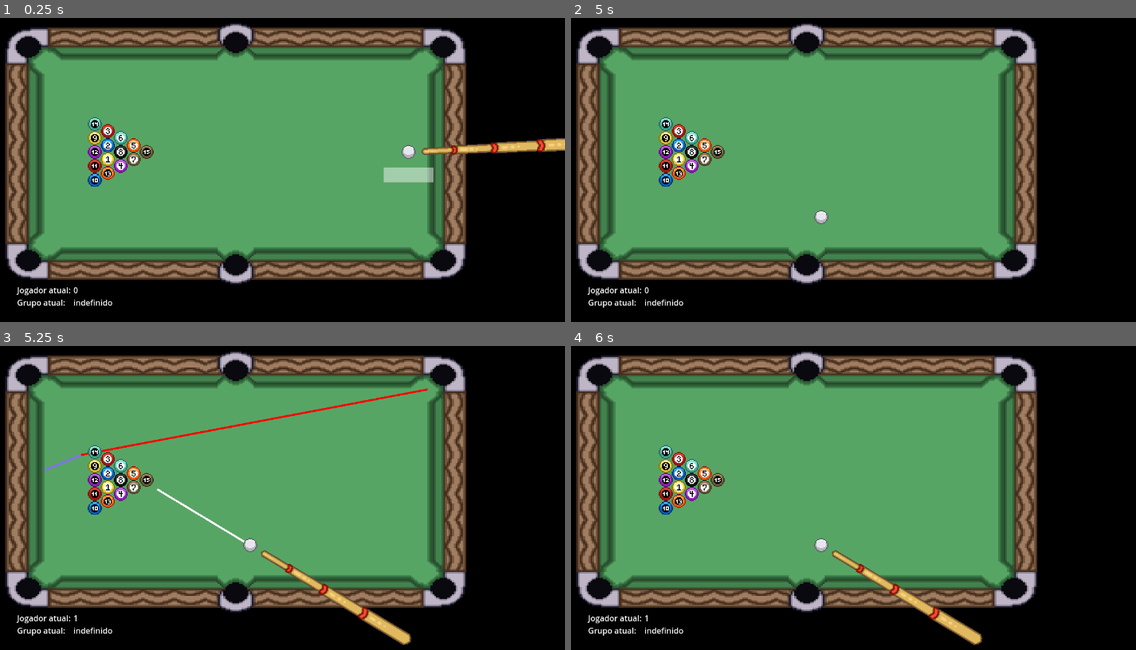
Above: before the commit, frames 1-4 (two rows, left to right).
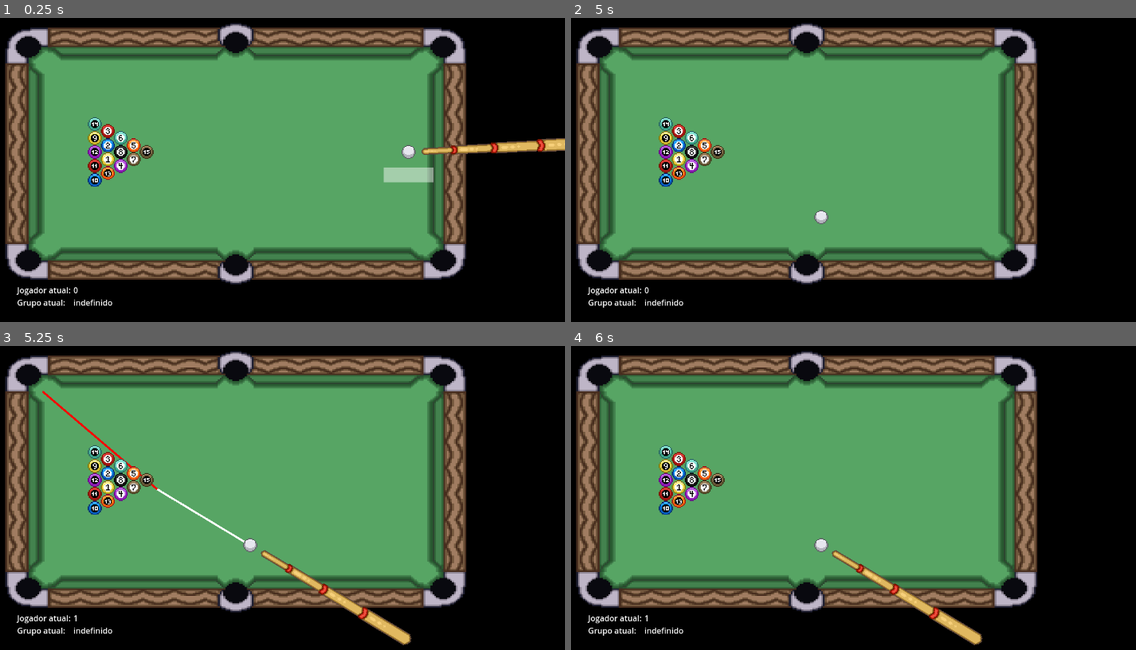
Above: after the commit, the same moments.

Repository: MathiasRLuz/Sinuca--8-Ball-Pool-
Game: Godot game, scene res://scenes/sinuca.tscn
The game is run twice, just before and just after one commit, with the same random seed, the same clock (stepped at 60 frames per second) and the same inputs. This scene is started directly instead of the project's main scene. The engine's default icon, where the game draws it, is replaced by a stand-in: a white triangle on a blue panel in a dark square.
Inputs (mouse positions are in pixels of both pictures, inside the frame that each line leads up to):
- Up to frame 1 (0.25 s): no input
- Up to frame 2 (5 s): tap Enter at 0.5 s; move the mouse to (785, 230) at 0.52 s; hold E (interact) 0.53-1.28 s; hold W (up) 0.53-2.03 s; click (785, 230) at 0.67 s; tap Space at 0.77, 1.52, 3.02, 3.77, 4.25, 4.52 s; move the mouse to (1006, 215) at 1.27 s; tap E (interact) at 1.35, 2.85, 4.35 s; move the mouse to (627, 106) at 2.02 s; hold E (interact) 2.03-2.78 s; hold A (left) 2.03-3.53 s; move the mouse to (847, 160) at 2.77 s; click (847, 160) at 2.92 s; move the mouse to (723, 69) at 3.52 s; hold S (down) 3.53-4.28 s; hold E (interact) 3.53-4.28 s; move the mouse to (955, 142) at 4.27 s; hold D (right) from 4.28 s (still down)
- Up to frame 3 (5.25 s): tap Enter at 5 s; move the mouse to (118, 507) at 5.02 s; release D (right) at 5.03 s; hold W (up) from 5.03 s (still down); hold E (interact) from 5.03 s (still down); click (118, 507) at 5.17 s
- Up to frame 4 (6 s): tap Space at 5.75 s; move the mouse to (881, 409) at 5.77 s; release W (up) at 5.78 s; release E (interact) at 5.78 s; hold D (right) from 5.78 s (still down); tap E (interact) at 5.85 s

Frames 1-2 are identical in both runs. In frame 3, 0.7% of the frame differs, in the area x 7-76%, y 13-48%; in frame 4, nothing differs.

Commit message:
Update main.gd

Diff:
--- a/scripts/main.gd
+++ b/scripts/main.gd
@@ -198,6 +198,7 @@
 				var ball = b
 				permitted_balls.append(ball)
 
+#region Acertar o ponto "ideal" de colisão
 	for b in permitted_balls:
 		for hole in buracos:
 			var hole_position = hole.to_global(hole.get_child(0).position)
@@ -247,6 +248,7 @@
 						direct_shot = true
 					else:
 						possible_contact_points.append([b,hole_position,contact_point,score])
+#endregion
 
 	if best_ball == null:
 		var best_contact_point = Vector2.ZERO
@@ -258,11 +260,6 @@
 				best_hole_position = possible_contact_point[1]
 				best_collision_point = possible_contact_point[2]
 				best_score = possible_contact_point[3]
-				# linha vermelha
-				$Line2D2.clear_points()
-				$Line2D2.add_point(possible_contact_point[2])
-				$Line2D2.add_point(possible_contact_point[1])
-				$Line2D2.visible = true
 				direct_shot = true
 
 		# nenhum tiro direto
@@ -270,6 +267,7 @@
 		var cue_ball_projections = calculate_cue_ball_projections()
 		var cue_ball_position = cue_ball.position
 		var debug = false
+#region Verifica tabelas
 		for b in permitted_balls:
 			if debug: print("Bola: ", b.name)
 			# para cada bola permitida, cria vetor do ponto de mira da bola em cada buraco até as 4 posições da bola branca projetada
@@ -287,20 +285,21 @@
 						# Obtenha o ponto de tabela
 						var collision_point = raycast.get_collision_point()
 
+						if debug: print("Buraco: ", hole.name, " Bola: ", b.name)
 						# corrigir best_collision_point
 						# descobrir em qual parede está tabelando
 						if collision_point.x>limites_paredes[1]: # direita
 							collision_point -= Vector2(ball_radius,0)
-							if debug: print("Tabelando na direita ", collision_point)
+							if debug: print("Tabelando na direita ", collision_point, " Branca em: ", cue_ball.position)
 						elif collision_point.x<limites_paredes[0]: # esquerda
 							collision_point += Vector2(ball_radius,0)
-							if debug: print("Tabelando na esquerda ", collision_point)
+							if debug: print("Tabelando na esquerda ", collision_point, " Branca em: ", cue_ball.position)
 						elif collision_point.y>limites_paredes[2]: # baixo
 							collision_point -= Vector2(0,ball_radius)
-							if debug: print("Tabelando em baixo ", collision_point)
+							if debug: print("Tabelando em baixo ", collision_point, " Branca em: ", cue_ball.position)
 						elif collision_point.y<limites_paredes[3]: # cima
 							collision_point += Vector2(0,ball_radius)
-							if debug: print("Tabelando em cima ", collision_point)
+							if debug: print("Tabelando em cima ", collision_point, " Branca em: ", cue_ball.position)
 
 						if check_clear_shot("paredes",collision_point): # da posição da branca até a parede
 							if debug: print("Caminho livre até o ponto de tabela")
@@ -360,7 +359,7 @@
 										best_contact_point = contact_point
 		if best_ball != null:
 			if not direct_shot:
-				print("Tabelando no ponto de contato")
+				print("--------------------- Tabelando no ponto de contato")
 				# linha vermelha
 				$Line2D2.clear_points()
 				$Line2D2.add_point(best_contact_point)
@@ -371,7 +370,9 @@
 				$Line2D3.add_point(best_collision_point)
 				$Line2D3.add_point(best_contact_point)
 				$Line2D3.visible = true
+#endregion
 		else:
+				# significa que best_ball = null, best_score = -INF e best_collision_point = null
 				# mirar apenas para acertar uma bola do grupo
 				for b in permitted_balls:
 					for degree in range(360):
@@ -379,13 +380,22 @@
 						var x = b.position.x + ball_radius * cos(radians)  # Calcula a coordenada x
 						var y = b.position.y + ball_radius * sin(radians)  # Calcula a coordenada y
 						var point = Vector2(x, y)  # Cria o ponto como um Vector2
-						if check_clear_shot(b.name,point,false):
-							possible_points.append(point)
+						if check_clear_shot(b.name,point,true):
+							var distance_to_ball = cue_ball.position.distance_to(b.position)
+							possible_points.append([point,distance_to_ball,b])
 				if possible_points.size() > 0:
-					print("Mirando para acertar uma bola permitida")
-					best_collision_point = possible_points.pick_random()
+					print("Mirando para acertar a bola permitida mais próxima")
+					for possible_point in possible_points:
+						var point = possible_point[0]
+						var distance_to_ball = possible_point[1]
+						var score = (1 / distance_to_ball)
+						var ball = possible_point[2]
+						if score > best_score:
+							best_score = score
+							best_ball = ball
+							best_collision_point = point
 				else:
-					# mirar na tabela apenas para acertar uma bola do grupo
+					# Mirar na tabela apenas para acertar uma bola do grupo
 					for b in permitted_balls:
 						print("Bola: ", b.name)
 						var debug_full = false
@@ -423,24 +433,25 @@
 										if debug_full: print("Caminho livre até o ponto de tabela")
 										# se a bola branca tem caminho direto até o ponto de tabela
 										cue_ball.position = collision_point
-										possible_points.append(collision_point)
+										if check_clear_shot(b.name,point):	# da parede até a bola
+											var distance_to_ball = cue_ball.position.distance_to(collision_point) + collision_point.distance_to(b.position)
+											possible_points.append([collision_point,distance_to_ball,b])
 					print("Bot não sabe onde mirar")
 					if possible_points.size() > 0:
-						best_collision_point = possible_points.pick_random()
+						print("Mirando na tabela apenas para acertar uma bola do grupo")
+						for possible_point in possible_points:
+							var point = possible_point[0]
+							var distance_to_ball = possible_point[1]
+							var score = (1 / distance_to_ball)
+							var ball = possible_point[2]
+							if score > best_score:
+								best_score = score
+								best_ball = 0#ball
+								best_collision_point = point
 						print("mirou em ", best_collision_point)
 					else:
-						print("mirou em qualquer parede")
-						var parede = randi() % 4
-						var rng = RandomNumberGenerator.new()
-						match parede:
-							0: #cima
-								best_collision_point = Vector2(rng.randf_range(limites_paredes[0], limites_paredes[1]),limites_paredes[3])
-							1: #baixo
-								best_collision_point = Vector2(rng.randf_range(limites_paredes[0], limites_paredes[1]),limites_paredes[2])
-							2: #direita
-								best_collision_point = Vector2(limites_paredes[1],rng.randf_range(limites_paredes[2], limites_paredes[3]))
-							3: #esquerda
-								best_collision_point = Vector2(limites_paredes[0],rng.randf_range(limites_paredes[2], limites_paredes[3]))
+						print("mirou em qualquer bola")
+						best_collision_point = permitted_balls.pick_random().position
 		cue_ball.position = cue_ball_position
 
 
@@ -495,6 +506,7 @@
 
 func check_clear_path(ball,pocket):
 	shapecast2.reparent(ball)
+	var ball_name = ball.name
 	var pocket_position = pocket.to_global(pocket.get_child(0).position)
 	# Defina a posição de origem do shapecast2D
 	shapecast2.position = Vector2.ZERO
@@ -509,10 +521,11 @@
 
 		var collisions = []
 		var forbidden_collisions = []
-		for i in range(shapecast2.get_collision_count()):
+		var num_collisions = shapecast2.get_collision_count()
+		for i in range(num_collisions):
 			var _name = shapecast2.get_collider(i).name
 			if _name == "Area2D": _name = shapecast2.get_collider(i).get_parent().name
-			if collisions.count(str(_name)) < 1 and str(_name) != ball.name:
+			if collisions.count(str(_name)) < 1 and str(_name) != ball_name:
 				collisions.append(str(_name))
 				if str(_name) != "paredes" and str(_name) != "buracos":
 					if bateu_primeiro_em_bola_proibida(int(str(_name))):
@@ -521,11 +534,12 @@
 		var collider = shapecast2.get_collider(0)
 		var nome = collider.name
 		if nome == "Area2D": nome = collider.get_parent().name
-		print(ball.name, " - ", n_collisions, " colisões, com: ", collisions, " - colisões com bolas proibidas: ", forbidden_collisions)
+		print(ball_name, " - ", n_collisions, " colisões, com: ", collisions, " - colisões com bolas proibidas: ", forbidden_collisions, " - primeira colisão com: ", nome, " n ", num_collisions)
 		# qual será a primeira colisão
 		shapecast2.enabled = false
 		shapecast2.reparent($".")
 		if nome == "buracos":
+			print(ball_name, " direta pra caçapa")
 			return [true,n_collisions-len(forbidden_collisions),len(forbidden_collisions)-collisions.count("8"), collisions.count("8")]
 		else: return [false,n_collisions-len(forbidden_collisions),len(forbidden_collisions)-collisions.count("8"), collisions.count("8")]
 	else:
@@ -616,7 +630,13 @@
 	if rng.randf() < GlobalData.EnemyDificulty[current_enemy][GlobalData.EnemyDififultyVariables.power_probability]:
 		print("Usar poder")
 	var better_ball = await get_better_ball() # ([best_ball, best_hole_position,best_collision_point,best_score,direct_shot])
-
+	if better_ball[4]:
+		# linha vermelha
+		$Line2D2.clear_points()
+		$Line2D2.add_point(better_ball[2])
+		$Line2D2.add_point(better_ball[1])
+		$Line2D2.visible = true
+		$Line2D3.visible = false
 	print("Betterball: ",better_ball)
 	if better_ball[2] != null:
 		var target_point = better_ball[2]
